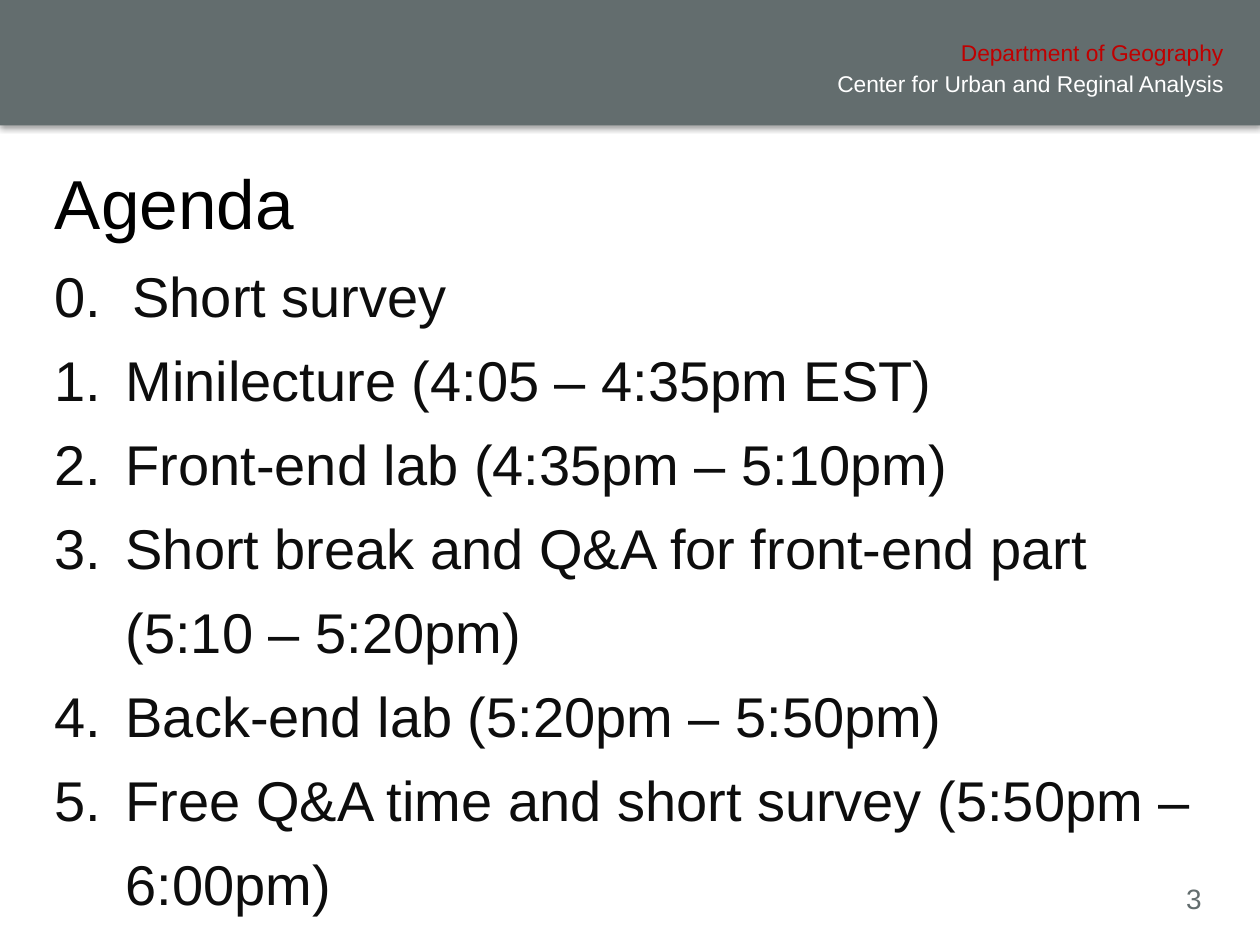
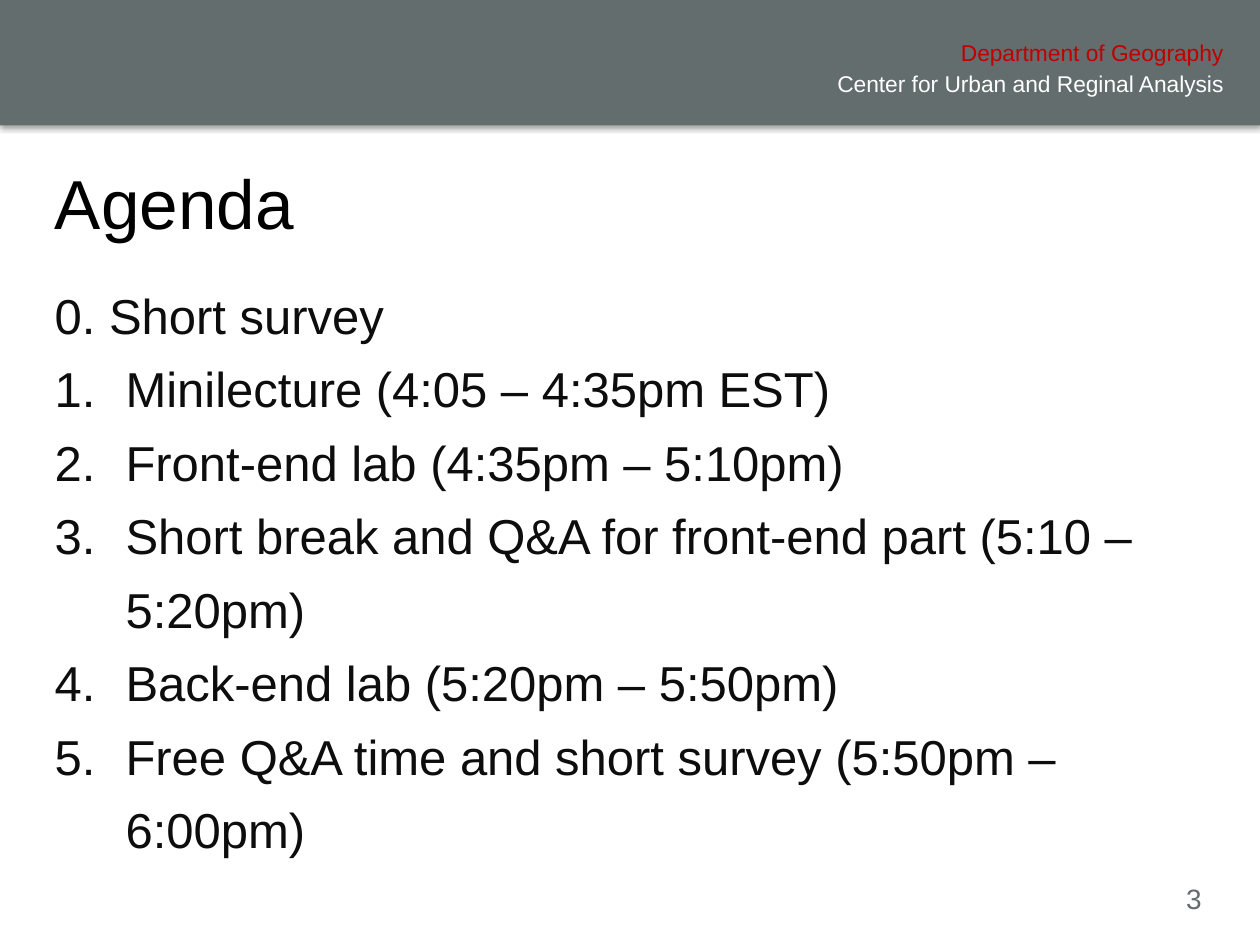
Before and after one commit to xiaohuiliugis/UCGIS-Fullstack-Geovisualization-Workshop, a slide deck: slide 3 of doc/presentation.pptx. Drawn at 1260x945 pixels with LibreOffice and Linux fonts; fonts in the diff are those of the drawing; background and template pictures are left out. Boxes give left, top, right and bottom in pixels: in the first picture for what was removed or moved away, otherwise in the second. Text is boxed around its words. In the diff, an @@ line names an element or a change of style, - is before the commit and + after.

```diff
--- a/doc/presentation.pptx
+++ b/doc/presentation.pptx
@@ text "0. Short survey" at (43, 239, 1220, 848): size 32 to 28 pt @@
```
Also in this commit, not shown: 6 other slides changed, 1 slide removed, 2 other files.
